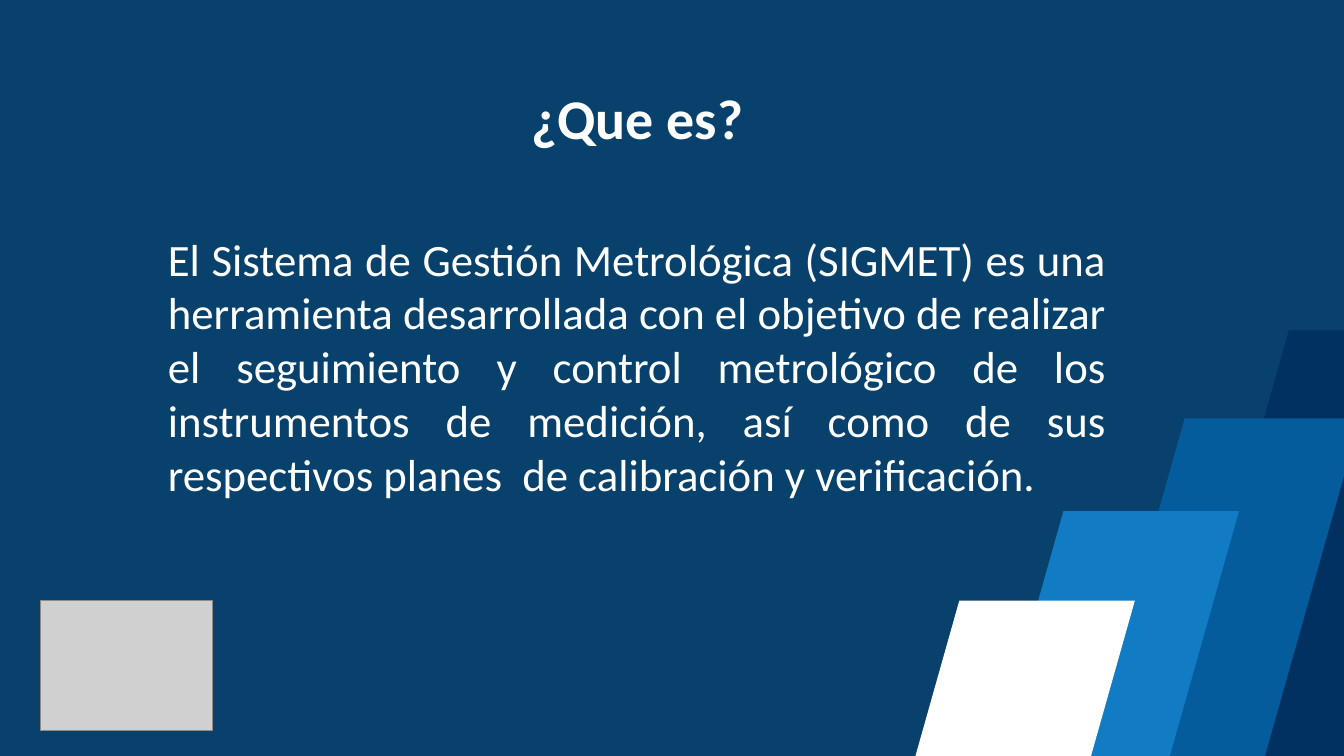
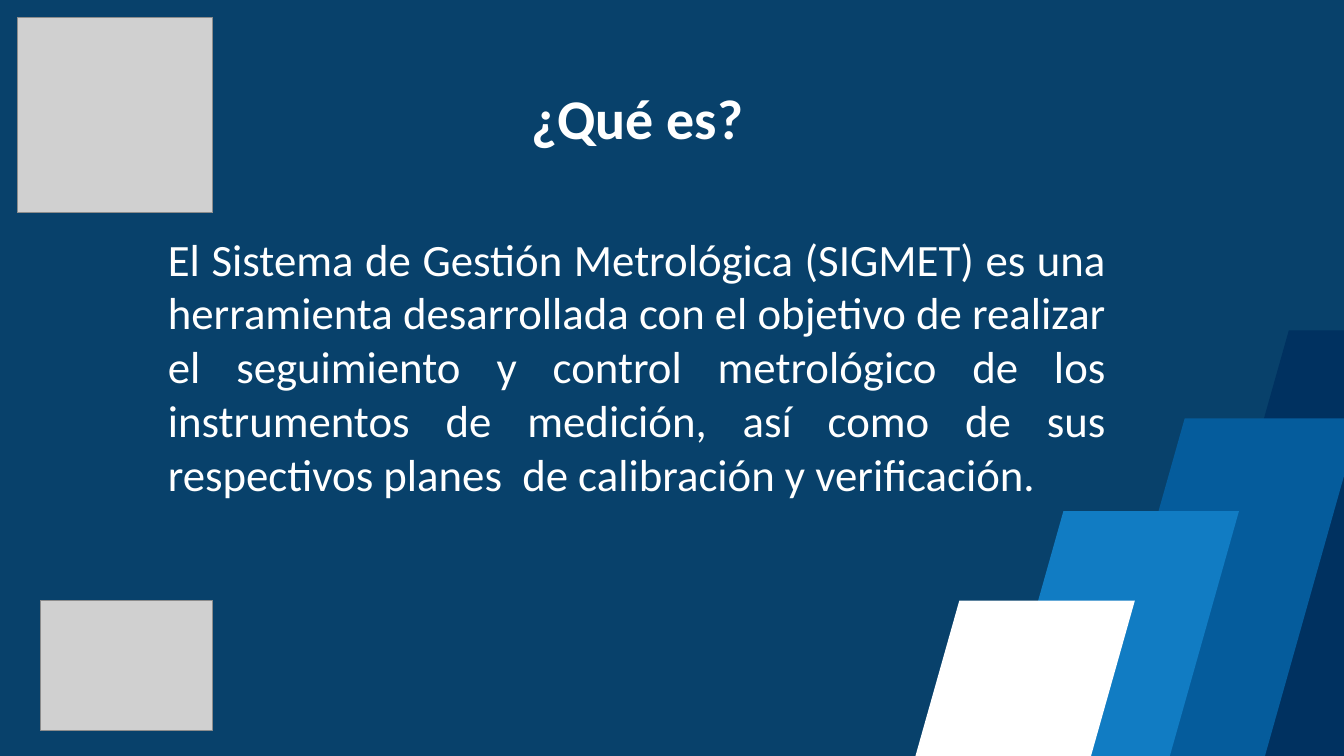
Before and after one commit to AtiFeriaHabana/AtiFeriaHabana-github.io, a slide deck: slide 2 of doc/Sigmet Feria Inf. 2024.ppsx. Drawn at 1344x756 pixels with LibreOffice and Linux fonts; fonts in the diff are those of the drawing; grey boxes stand for pictures. Boxes give left, top, right and bottom in pixels: in the first picture for what was removed or moved away, otherwise in the second. Text is boxed around its words. In the diff, an @@ line names an element or a change of style, - is before the commit and + after.

```diff
--- a/doc/Sigmet Feria Inf. 2024.ppsx
+++ b/doc/Sigmet Feria Inf. 2024.ppsx
@@ picture added at box(17, 17, 213, 213) @@
@@ text at box(532, 100, 743, 149): text changed @@
-¿Que es?
+¿Qué es?
```
Also in this commit, not shown: 4 other slides changed, 5 slides added, 1 other file.
